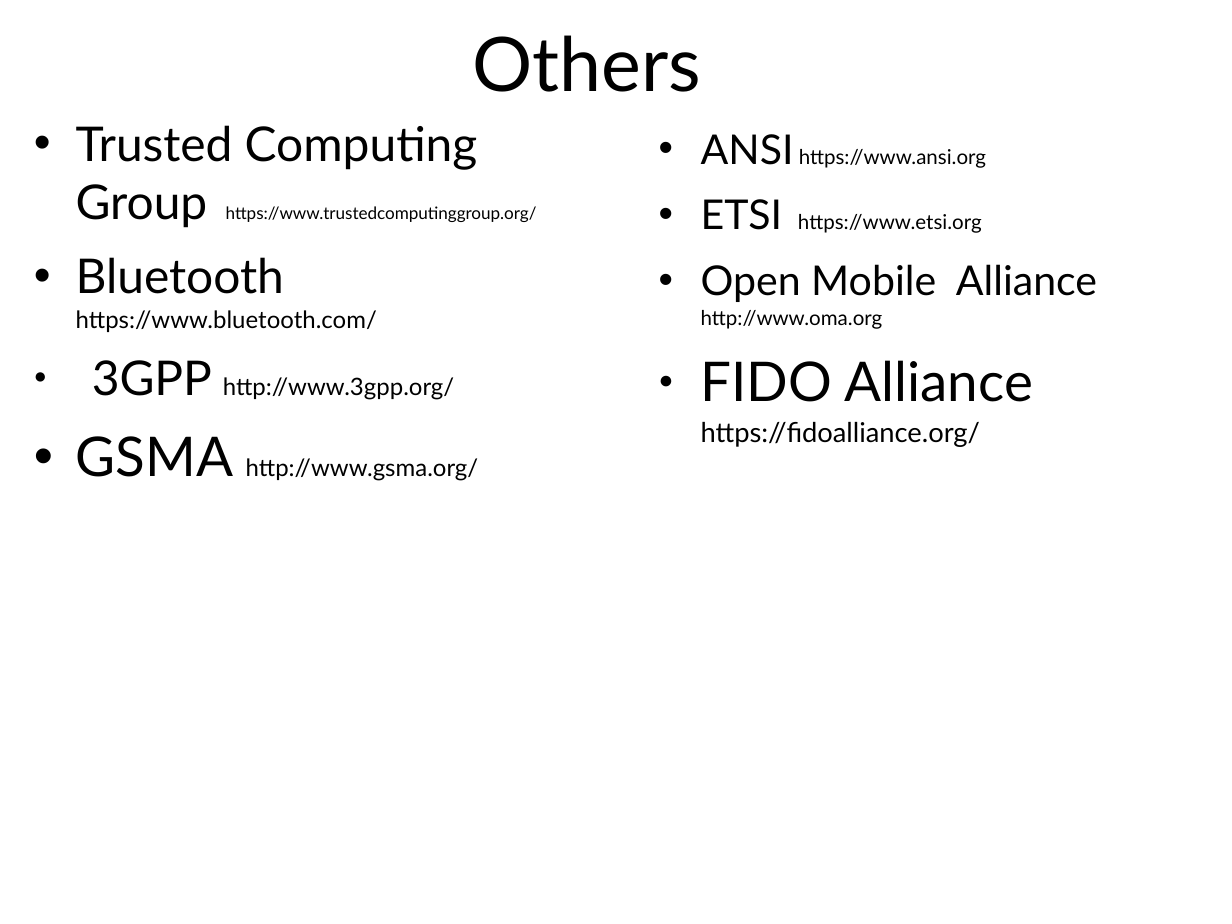
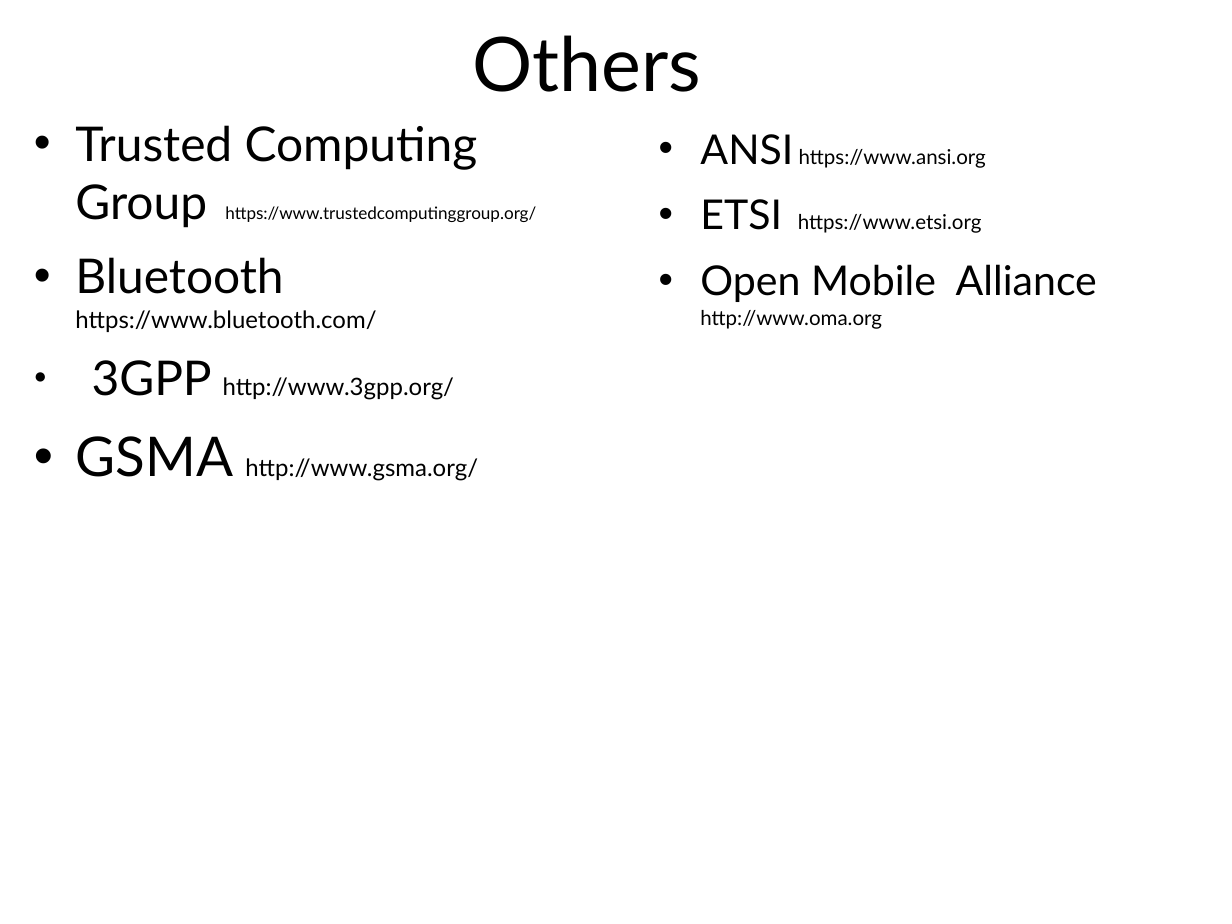
Before and after one commit to sftcd/cs7053, a slide deck: slide 11 of 2016lectures/06-protocols.ppt. Drawn at 1232x924 pixels with LibreOffice and Linux fonts; fonts in the diff are those of the drawing. Boxes give left, top, right and bottom in pixels: in the first picture for what was removed or moved away, otherwise in the second. Text is boxed around its words. In the diff, an @@ line names an element or a change of style, - is before the commit and + after.

```diff
--- a/2016lectures/06-protocols.ppt
+++ b/2016lectures/06-protocols.ppt
@@ text at bbox=[701, 360, 1033, 447]: paragraph removed @@
-● FIDO Alliance https://fidoalliance.org/
```
Also in this commit, not shown: 10 other slides changed, 2 other files.
